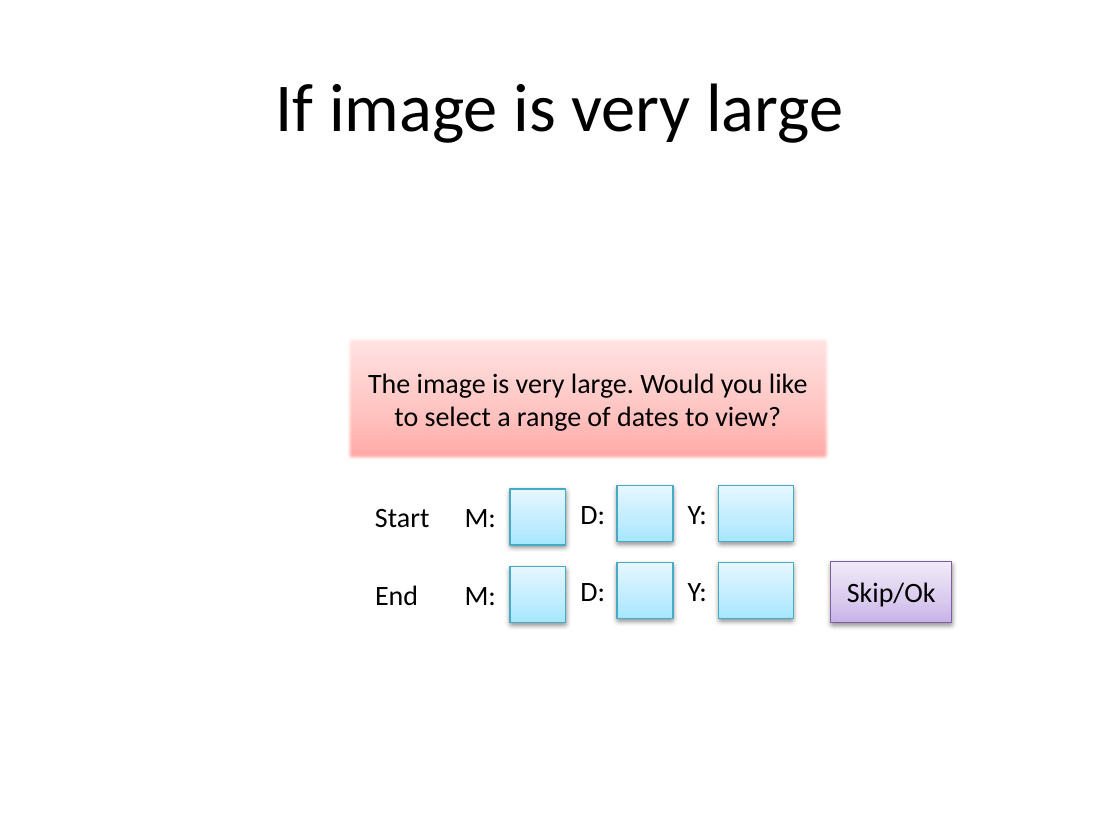
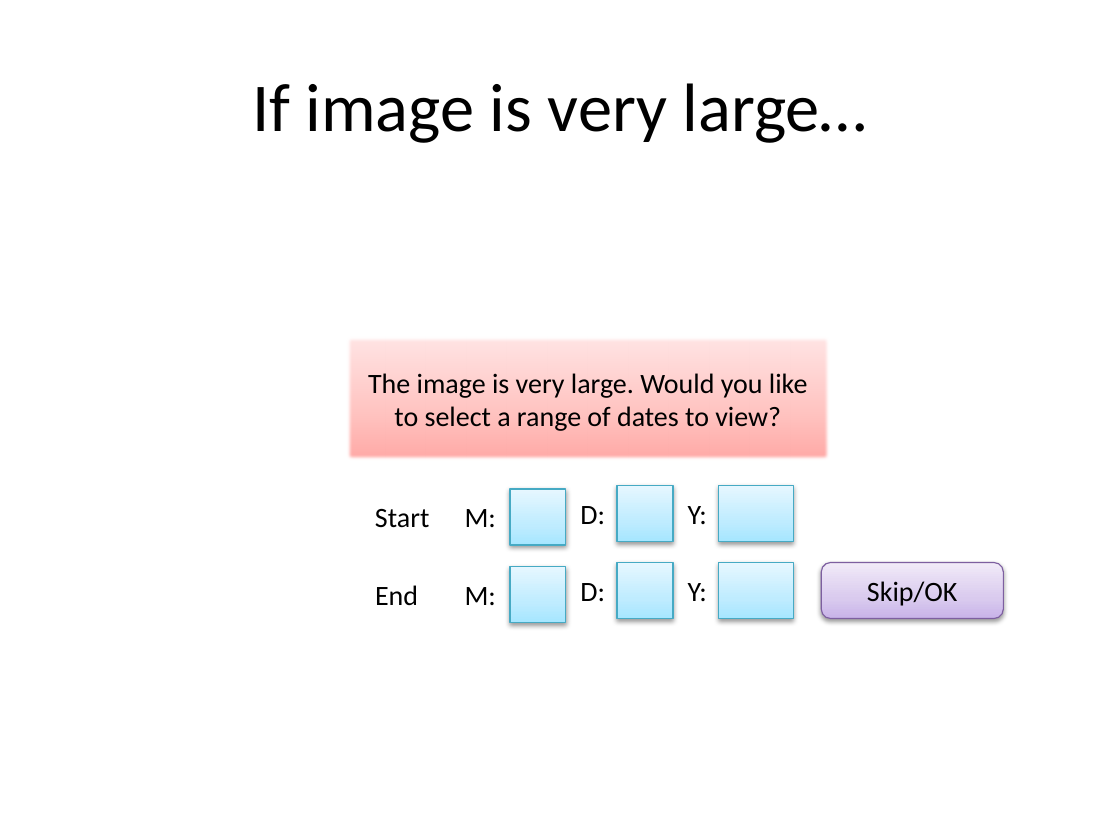
Before and after one commit to RainNapper/15498_term-project, a slide deck: slide 4 of whatitlookslike.pptx (slide 3 before the commit). Drawn at 1120x840 pixels with LibreOffice and Linux fonts; fonts in the diff are those of the drawing. Boxes give left, top, right and bottom in pixels: in the first picture for what was removed or moved away, otherwise in the second. Text is boxed around its words. In the diff, an @@ line names an element or a change of style, - is before the commit and + after.

Commit message:
added to ppt

```diff
--- a/whatitlookslike.pptx
+++ b/whatitlookslike.pptx
@@ title at bbox=[252, 83, 867, 143]: text changed @@
-If image is very large
+If image is very large…
@@ rounded rectangle "Skip/OK": place and size @@
-rounded rectangle "Skip/OK" at bbox=[831, 561, 952, 622]
+rounded rectangle "Skip/OK" at bbox=[821, 562, 1002, 618]
@@ rounded rectangle "Skip/OK" at bbox=[821, 562, 1002, 618]: rectangle to rounded rectangle @@
@@ text in rounded rectangle at bbox=[867, 581, 957, 606]: text changed @@
-Skip/Ok
+Skip/OK
```
Also in this commit, not shown: 1 other slide changed, 4 slides added.
